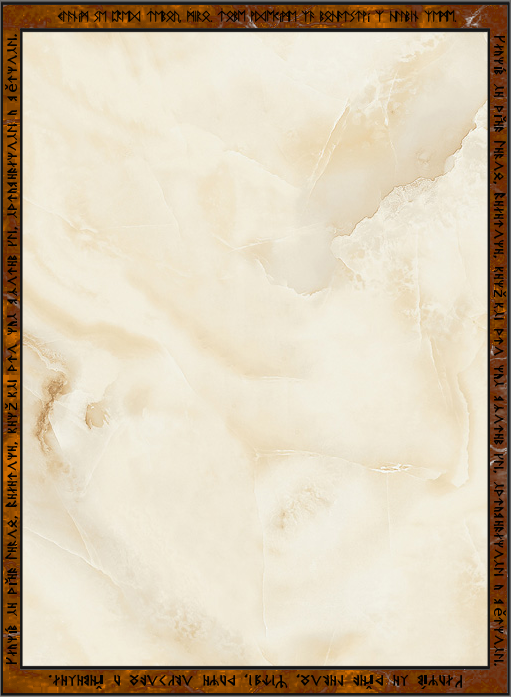
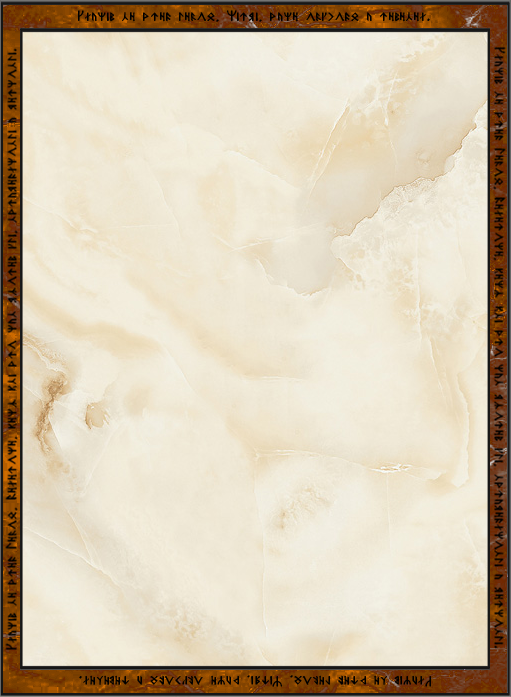
Layered file, before and after one edit (511×697). Changes by layer:
painted on "Dwarven Rune Frame" over [5, 8, 506, 689]
